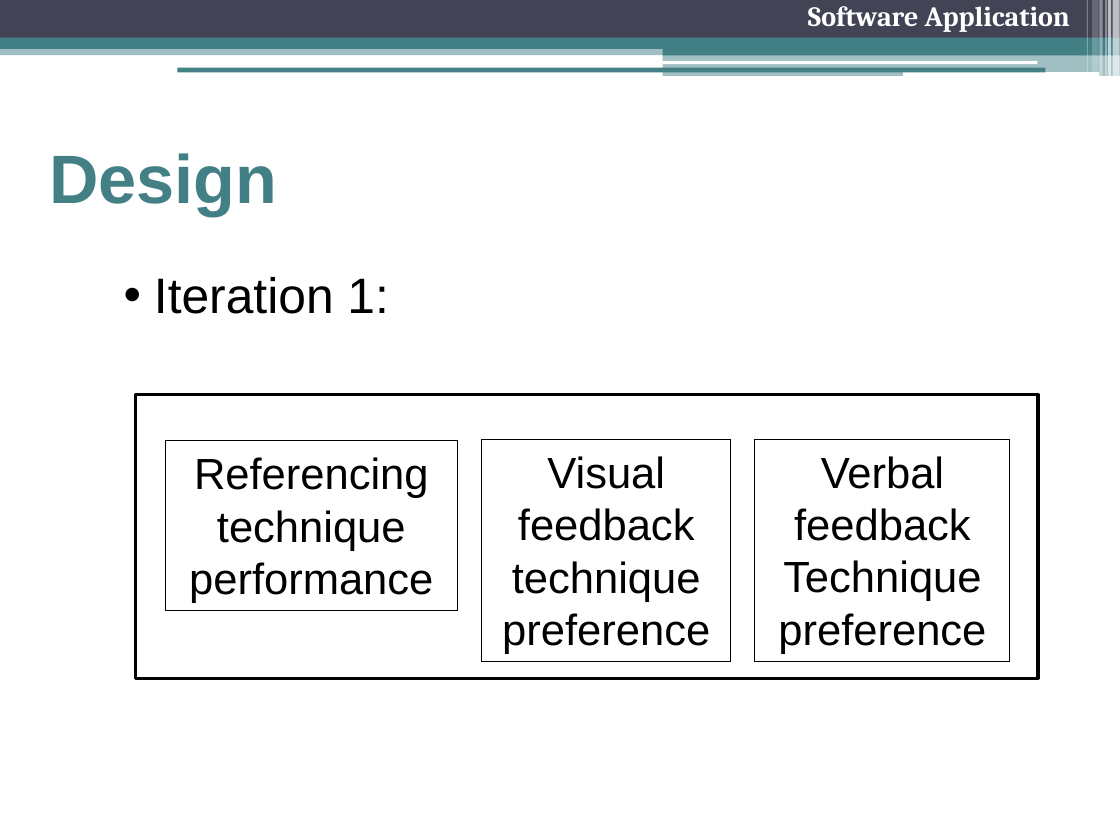
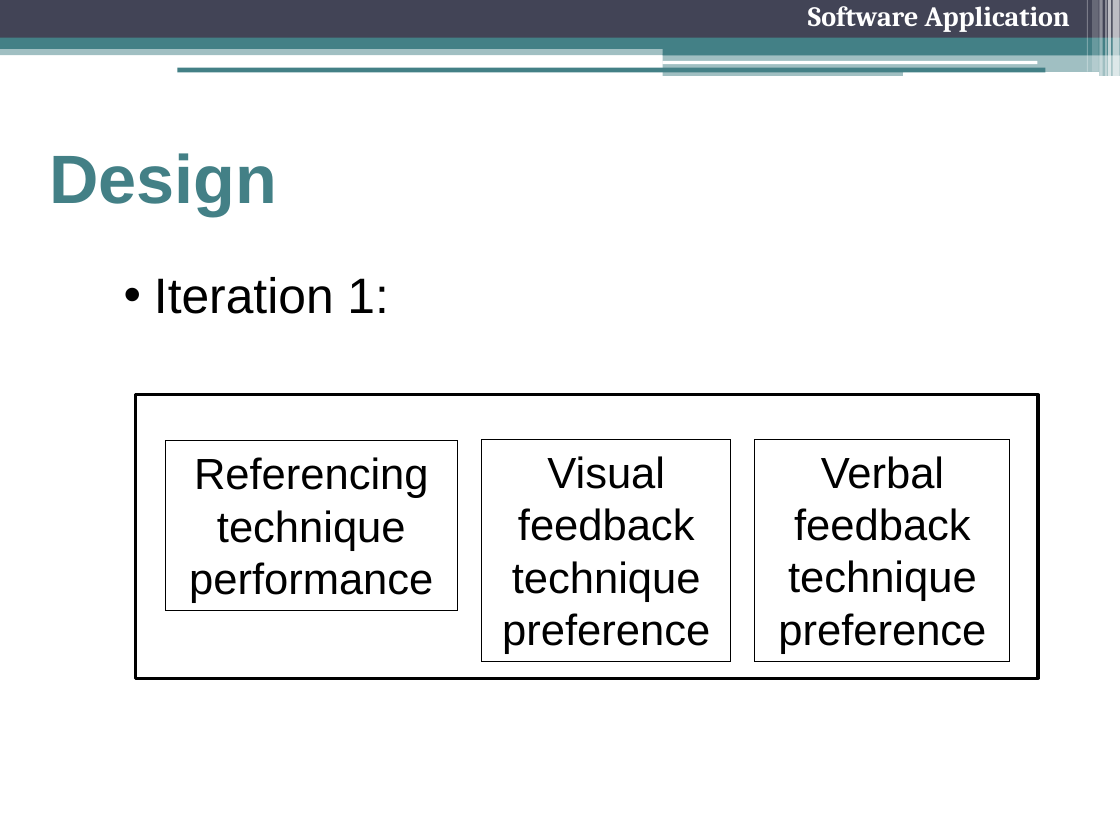
Before and after one commit to freecole/Lab-project, a slide deck: slide 10 of Presentation/3 Nov/Final Presentation.pptx. Drawn at 1120x840 pixels with LibreOffice and Linux fonts; fonts in the diff are those of the drawing. Boxes give left, top, right and bottom in pixels: in the first picture for what was removed or moved away, otherwise in the second. Text is boxed around its words. In the diff, an @@ line names an element or a change of style, - is before the commit and + after.

```diff
--- a/Presentation/3 Nov/Final Presentation.pptx
+++ b/Presentation/3 Nov/Final Presentation.pptx
@@ text in rectangle at (788,560,977,601): text changed @@
-Technique
+technique
```
Also in this commit, not shown: 1 other slide changed, 1 slide added.
